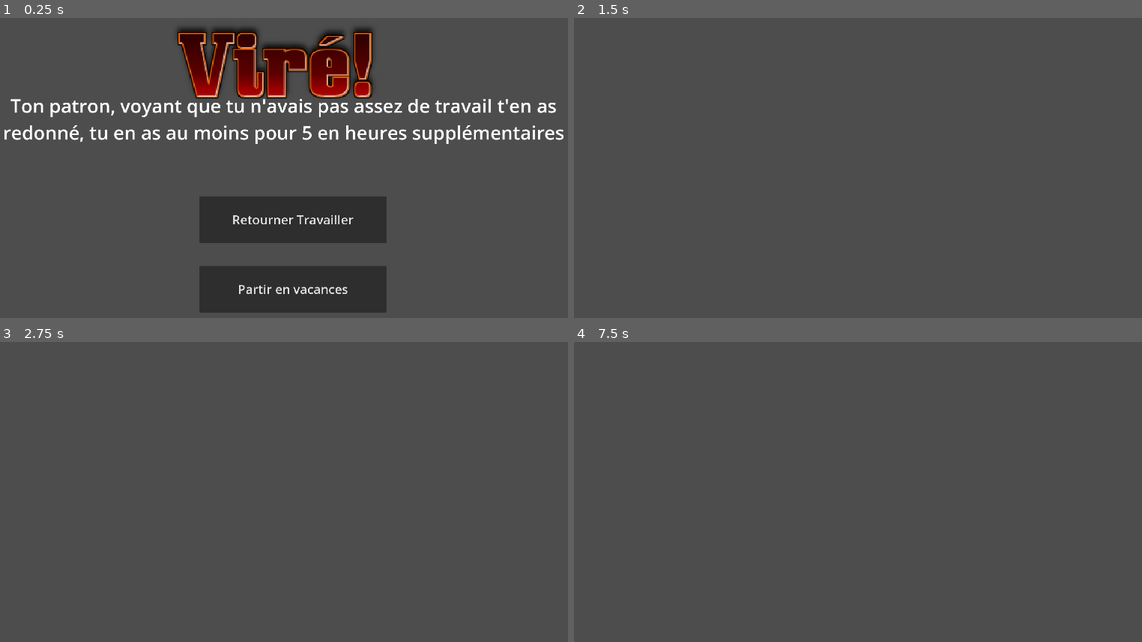
Above: before the commit, frames 1-4 (two rows, left to right).
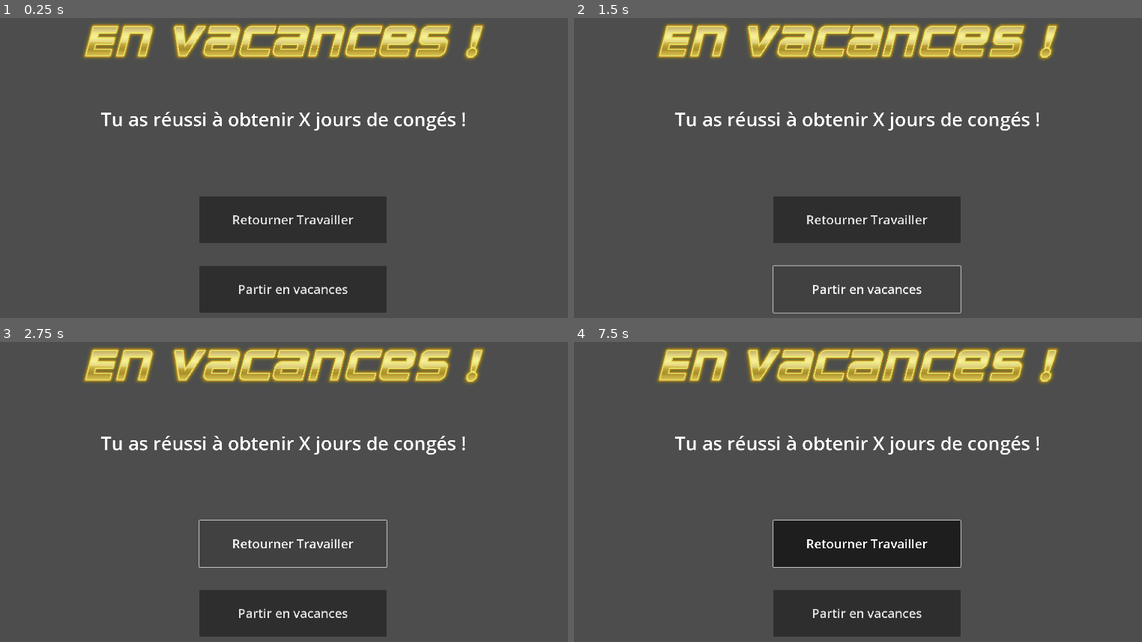
Above: after the commit, the same moments.

Repository: CrazyKamel/bbqJam
Game: Godot game, scene res://src/EndScreen/end_of_game_ui.tscn
Two runs of this game, one before a commit and one after it. Both use one fixed random seed, a clock stepped at 60 frames per second and the inputs below. This scene is started directly instead of the project's main scene. The engine's default icon, where the game draws it, is replaced by a stand-in: a white triangle on a blue panel in a dark square.
Inputs (mouse positions are in pixels of both pictures, inside the frame that each line leads up to):
- Up to frame 1 (0.25 s): no input
- Up to frame 2 (1.5 s): click "Retourner Travailler" at 0.5 s; click (869, 288) at 1.25 s, where only the run after the commit has a clickable "Partir en vacances"
- Up to frame 3 (2.75 s): click (295, 543) at 2 s, where only the run after the commit has a clickable "Retourner Travailler"
- Up to frame 4 (7.5 s): click (869, 612) at 2.75 s, where only the run after the commit has a clickable "Partir en vacances"; click (869, 543) at 3.5 s, where only the run after the commit has a clickable "Retourner Travailler"; click (869, 612) at 4.25 s, where only the run after the commit has a clickable "Partir en vacances"; tap Enter at 5, 6.5 s; move the mouse to (988, 480) at 5.02 s; hold Space (space) 5.03-5.78 s; click (988, 480) at 5.17 s; move the mouse to (738, 513) at 5.77 s; tap Space (space) at 5.85, 7.35 s; click (738, 513) at 5.92 s; move the mouse to (914, 423) at 6.52 s; hold Space (space) 6.53-7.28 s; tap Tab at 6.6 s; click (914, 423) at 6.67 s; move the mouse to (829, 564) at 7.27 s; click (829, 564) at 7.42 s

The runs differ from the first frame. In frame 1, 14% of the frame differs, in the area x 0-100%, y 2-42%; in frame 2, 13%; in frame 3, 12%; in frame 4, 17%, in the area x 14-86%, y 2-99%.
Error before the commit: Attempt to call function 'instantiate' in base 'null instance' on a null instance. (res://src/global.gd:47)
Error after the commit: Parse Error: Could not find type "game_spriteD" in the current scope. (res://src/EndScreen/end_of_game_ui.gd:5)

Commit message:
Refonte du swap d'écran en vue openspace

Diff:
--- a/src/Computer/computer.gd
+++ b/src/Computer/computer.gd
@@ -1,18 +1,19 @@
 extends Node2D
 
 # Declare member variables for the sprites
-@export var sprite1 : Sprite2D
-@export var sprite2 : Sprite2D
+@export var excel_sprite : Sprite2D
+@export var game_sprite : Sprite2D
 @export var timeToChange = 0.1
 
-var show_sprite1 = true
+var show_excel_sprite = true
 var can_toggle = true
 
 # Called when the node enters the scene tree for the first time.
 func _ready():
+	print("Ready")
 	# Initially show only the first sprite
-	sprite1.visible = true
-	sprite2.visible = false
+	excel_sprite.visible = true
+	game_sprite.visible = false
 
 	# Reference the timer node
 	var timer = $Timer
@@ -27,13 +28,16 @@
 
 # Function to toggle between sprites
 func toggle_sprites():
-	show_sprite1 = !show_sprite1
-	sprite1.visible = show_sprite1
-	sprite2.visible = not show_sprite1
+	can_toggle = false
+
+	print("Excel/Game")
+	show_excel_sprite = !show_excel_sprite
+	excel_sprite.visible = show_excel_sprite
+	game_sprite.visible = not show_excel_sprite
 
 	# Start the timer to block input
+	await get_tree().create_timer(0.5).timeout
 	can_toggle = false
-	$Timer.start()
 
 func _on_Timer_timeout():
 	# Re-enable input after the timer runs out
--- a/src/Computer/computer.tscn
+++ b/src/Computer/computer.tscn
@@ -1,19 +1,55 @@
-[gd_scene load_steps=4 format=3 uid="uid://d15n6o6bdmmq2"]
+[gd_scene load_steps=6 format=3 uid="uid://d15n6o6bdmmq2"]
 
 [ext_resource type="Script" path="res://src/Computer/computer.gd" id="1_8g8vq"]
-[ext_resource type="Texture2D" uid="uid://bdvx58rwnaeev" path="res://media/icon.svg" id="1_y2d4n"]
-[ext_resource type="Texture2D" uid="uid://b718baisdts41" path="res://media/placeHolder.jpg" id="2_4pkox"]
+[ext_resource type="Texture2D" uid="uid://c1fkr21org56e" path="res://media/Openspace/excel plqceholder.png" id="2_o5pge"]
+[ext_resource type="Texture2D" uid="uid://xsweaevmpd6u" path="res://media/Openspace/MonitorBg.png" id="3_yhkh5"]
+[ext_resource type="Shader" path="res://src/Minigame/Shader/crt.gdshader" id="4_x76ki"]
 
-[node name="Computer" type="Node2D" node_paths=PackedStringArray("sprite1", "sprite2")]
+[sub_resource type="ShaderMaterial" id="ShaderMaterial_h87k8"]
+shader = ExtResource("4_x76ki")
+shader_parameter/overlay = true
+shader_parameter/scanlines_opacity = 0.01
+shader_parameter/scanlines_width = 0.064
+shader_parameter/grille_opacity = 0.0
+shader_parameter/resolution = Vector2(1920, 1080)
+shader_parameter/pixelate = false
+shader_parameter/roll = true
+shader_parameter/roll_speed = 8.0
+shader_parameter/roll_size = 15.0
+shader_parameter/roll_variation = 1.8
+shader_parameter/distort_intensity = 0.0
+shader_parameter/noise_opacity = 0.05
+shader_parameter/noise_speed = 5.0
+shader_parameter/static_noise_intensity = 0.06
+shader_parameter/aberration = 4.75e-08
+shader_parameter/brightness = 0.8
+shader_parameter/discolor = false
+shader_parameter/warp_amount = 0.4
+shader_parameter/clip_warp = false
+shader_parameter/vignette_intensity = 0.4
+shader_parameter/vignette_opacity = 0.5
+
+[node name="Computer" type="Node2D"]
 script = ExtResource("1_8g8vq")
-sprite1 = NodePath("Icon")
-sprite2 = NodePath("game")
 
-[node name="Icon" type="Sprite2D" parent="."]
-texture = ExtResource("1_y2d4n")
-
-[node name="game" type="Sprite2D" parent="."]
-scale = Vector2(0.15, 0.15)
-texture = ExtResource("2_4pkox")
+[node name="Excel" type="Sprite2D" parent="."]
+position = Vector2(971, 805.75)
+scale = Vector2(0.363806, 0.252461)
+texture = ExtResource("2_o5pge")
 
 [node name="Timer" type="Timer" parent="."]
+
+[node name="MonitorBg" type="Sprite2D" parent="."]
+position = Vector2(972, 810)
+rotation = -0.00596531
+scale = Vector2(1.25625, 1.08788)
+texture = ExtResource("3_yhkh5")
+
+[node name="ColorRect" type="ColorRect" parent="MonitorBg"]
+z_index = 3
+material = SubResource("ShaderMaterial_h87k8")
+offset_left = -160.0
+offset_top = -83.0
+offset_right = 160.0
+offset_bottom = 84.0
+mouse_filter = 2
--- a/src/EndScreen/end_of_game_ui.gd
+++ b/src/EndScreen/end_of_game_ui.gd
@@ -2,8 +2,8 @@
 
 var scoreToDisplay : int
 @export var labelToWrite : Label
-@export var logoWin : Sprite2D
-@export var logoLose : Sprite2D
+@export var logoWin : game_spriteD
+@export var logoLose : game_spriteD
 
 # Called when the node enters the scene tree for the first time.
 func _ready():
--- a/src/Minigame/Scripts/Sausage.gd
+++ b/src/Minigame/Scripts/Sausage.gd
@@ -10,7 +10,7 @@
 
 var time_cooking = 0.0
 
-@onready var animated_sprite_2d = $AnimatedSprite2D
+@onready var animated_sprite_2d = $Animatedgame_spriteD
 
 func _ready():
 	get_parent().connect_to_pickable(self)
@@ -24,17 +24,17 @@
 			if ( time_cooking >= 5 ):
 				state = 1
 				print("Sausage cooking!")
-				$AnimatedSprite2D.animation = "Cooking"
+				$Animatedgame_spriteD.animation = "Cooking"
 		1:
 			if ( time_cooking >= 15 ):
 				state = 2
 				print("Sausage cooked!")
-				$AnimatedSprite2D.animation = "Cooked"
+				$Animatedgame_spriteD.animation = "Cooked"
 		2:
 			if ( time_cooking >= 25 ):
 				state = 3
 				print("Sausage burnt!")
-				$AnimatedSprite2D.animation = "Burnt"
+				$Animatedgame_spriteD.animation = "Burnt"
 				$CPUParticles2D.emitting = true
 				$SausageAudio.stream = burning_sound
 				$SausageAudio.play()
--- a/src/OpenSpace/openSpace.gd
+++ b/src/OpenSpace/openSpace.gd
@@ -2,18 +2,35 @@
 
 var confirmQuit = preload("res://src/ConfirmQuit/confirmQuit.tscn")
 @export var collegue: PackedScene
+
+@export var excel_sprite : Sprite2D
+@export var game_sprite : Sprite2D
+
+var show_excel_sprite = true
+var can_toggle = true
+
 var timer := Timer.new()
 
 var confirmQuitCheck = true
 
 # Define the key for switching views
 const SWITCH_VIEW_KEY = KEY_TAB
-var officeZoomed = false
+var minigameView = false
 
 @onready var openspace_cam = $Openspace_Cam
 @onready var minigame_cam = $Minigame_Cam
 
 
+func toggle_sprites():
+	if can_toggle:
+		can_toggle = false
+		print("Excel/Game")
+		show_excel_sprite = !show_excel_sprite
+		excel_sprite.visible = show_excel_sprite
+		game_sprite.visible = not show_excel_sprite
+
+		await get_tree().create_timer(0.2).timeout
+		can_toggle = true
 
 func collegueDiedRIP():
 	print("HE DIED NOOOOOOOOOOOOOOOOO")
@@ -41,6 +58,10 @@
 
 # Called when the node enters the scene tree for the first time.
 func _ready():
+
+	excel_sprite.visible = true
+	game_sprite.visible = false
+
 	openspace_cam.make_current()
 	timer.one_shot = true
 	timer.wait_time = randi_range(1, 5)
@@ -54,9 +75,7 @@
 # Called every frame. 'delta' is the elapsed time since the previous frame.
 func _process(delta):
 	if Input.is_action_pressed("space"):
-		Global.openspaceScore += 20
-		if Global.openspaceScore%100 == 0:
-			print(Global.openspaceScore)
+		toggle_sprites()
 	pass
 
 func _input(event):
@@ -67,7 +86,7 @@
 	if event is InputEventKey:
 		if event.pressed:
 			if event.keycode == SWITCH_VIEW_KEY:
-				# officeZoomed = !officeZoomed
+				minigameView != minigameView
 				swapCamera()
 
 func swapCamera():
--- a/src/OpenSpace/openSpace.tscn
+++ b/src/OpenSpace/openSpace.tscn
@@ -17,6 +17,7 @@
 [ext_resource type="AudioStream" uid="uid://d3sij1jh2sesl" path="res://media/Sounds/office-ambience-24734.mp3" id="8_sdr7j"]
 [ext_resource type="Texture2D" uid="uid://cdlck7uqknnl4" path="res://media/Openspace/center-handle.png" id="10_3hoql"]
 [ext_resource type="Texture2D" uid="uid://xsweaevmpd6u" path="res://media/Openspace/MonitorBg.png" id="17_0f1mc"]
+[ext_resource type="Texture2D" uid="uid://c1fkr21org56e" path="res://media/Openspace/excel plqceholder.png" id="18_mbu8o"]
 
 [sub_resource type="SpriteFrames" id="SpriteFrames_vxveo"]
 animations = [{
@@ -102,9 +103,35 @@
 shader_parameter/vignette_intensity = 0.4
 shader_parameter/vignette_opacity = 0.5
 
-[node name="Node2D" type="Node2D"]
+[sub_resource type="ShaderMaterial" id="ShaderMaterial_jr8sh"]
+shader = ExtResource("4_wsan7")
+shader_parameter/overlay = true
+shader_parameter/scanlines_opacity = 0.01
+shader_parameter/scanlines_width = 0.064
+shader_parameter/grille_opacity = 0.0
+shader_parameter/resolution = Vector2(1920, 1080)
+shader_parameter/pixelate = false
+shader_parameter/roll = true
+shader_parameter/roll_speed = 8.0
+shader_parameter/roll_size = 15.0
+shader_parameter/roll_variation = 1.8
+shader_parameter/distort_intensity = 0.0
+shader_parameter/noise_opacity = 0.05
+shader_parameter/noise_speed = 5.0
+shader_parameter/static_noise_intensity = 0.06
+shader_parameter/aberration = 4.75e-08
+shader_parameter/brightness = 0.8
+shader_parameter/discolor = false
+shader_parameter/warp_amount = 0.4
+shader_parameter/clip_warp = false
+shader_parameter/vignette_intensity = 0.4
+shader_parameter/vignette_opacity = 0.5
+
+[node name="Node2D" type="Node2D" node_paths=PackedStringArray("excel_sprite", "game_sprite")]
 script = ExtResource("1_u6x1y")
 collegue = ExtResource("2_k6vcc")
+excel_sprite = NodePath("Excel")
+game_sprite = NodePath("GameRender")
 
 [node name="Openspace_Cam" type="Camera2D" parent="."]
 position = Vector2(960, 540)
@@ -156,6 +183,7 @@
 autoplay = true
 
 [node name="MonitorBg" type="Sprite2D" parent="."]
+visible = false
 position = Vector2(972, 810)
 rotation = -0.00596531
 scale = Vector2(1.25625, 1.08788)
@@ -169,3 +197,23 @@
 offset_right = 160.0
 offset_bottom = 84.0
 mouse_filter = 2
+
+[node name="Excel" type="Sprite2D" parent="."]
+position = Vector2(970.25, 809.953)
+scale = Vector2(0.36334, 0.244858)
+texture = ExtResource("18_mbu8o")
+
+[node name="GameRender" type="Sprite2D" parent="."]
+position = Vector2(972, 810)
+rotation = -0.00596531
+scale = Vector2(1.25625, 1.08788)
+texture = ExtResource("17_0f1mc")
+
+[node name="ColorRect" type="ColorRect" parent="GameRender"]
+z_index = 3
+material = SubResource("ShaderMaterial_jr8sh")
+offset_left = -160.0
+offset_top = -83.0
+offset_right = 160.0
+offset_bottom = 84.0
+mouse_filter = 2
Binary file added: media/Openspace/excel plqceholder.png
Not shown, added: media/Openspace/excel plqceholder.png.import
Not shown: 1 places in src/OpenSpace/openSpace.tscn that only renumber resources
